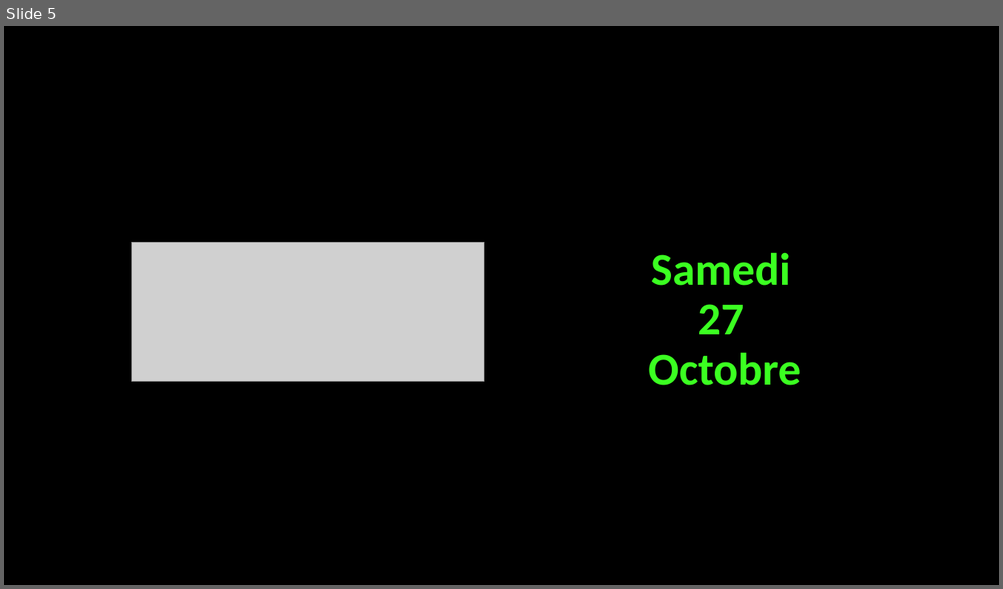
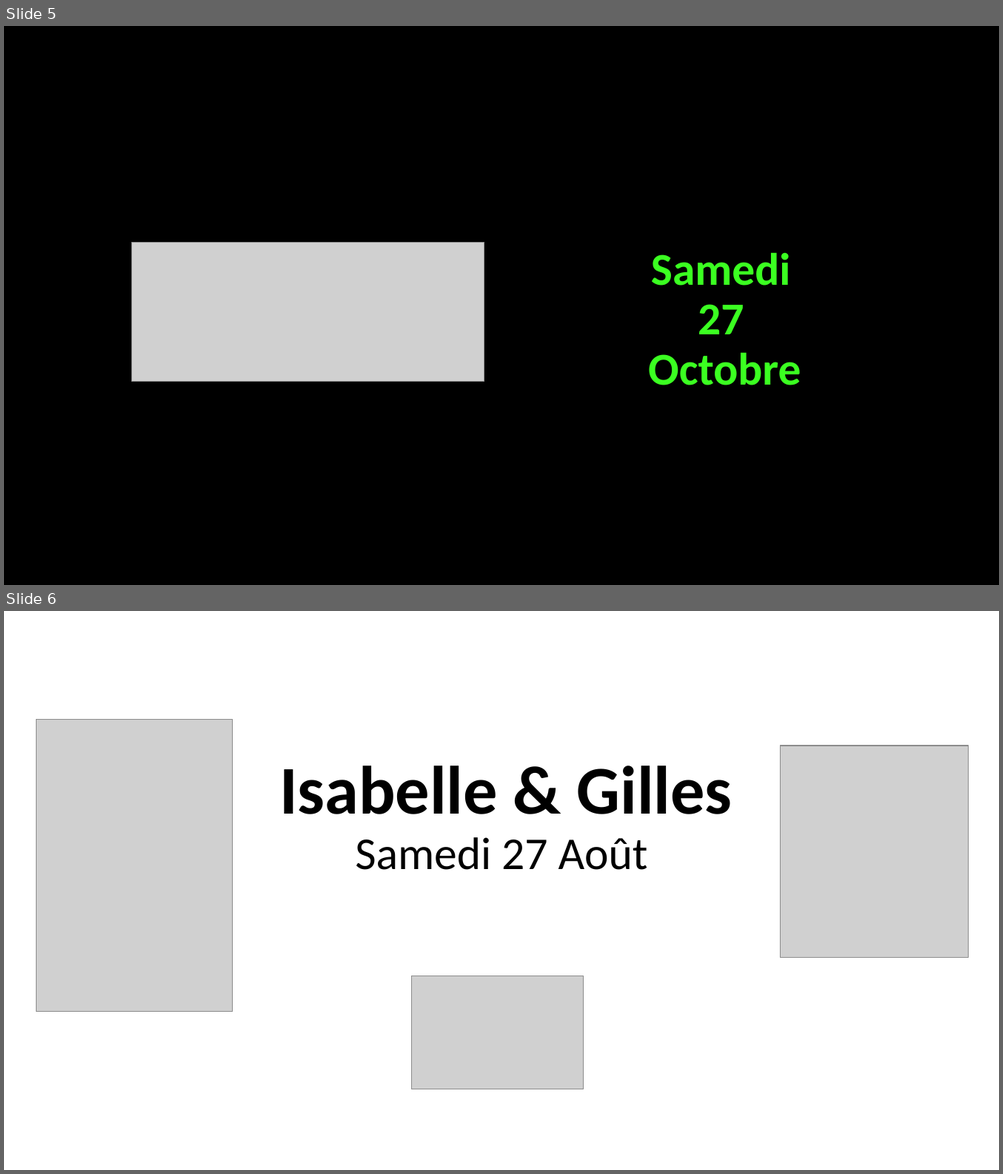
Before and after one commit to lgauthier1/photobooth, a slide deck: Visionneuse/images/Header.pptx. Shown one above the other, each under a label of ours: slide 5 before the commit, slides 5 and 6 after it. The pictures are 1003x589 and 1003x1174 pixels, drawn with LibreOffice and Linux fonts; fonts in the diff are those of the drawing; grey boxes stand for pictures. Boxes give left, top, right and bottom in pixels: in the first picture for what was removed or moved away, otherwise in the second. Text is boxed around its words. In the diff, an @@ line names an element or a change of style, - is before the commit and + after.

```diff
--- a/Visionneuse/images/Header.pptx
+++ b/Visionneuse/images/Header.pptx
@@ slide 6 added at <box>4,611,999,1170</box>, background #FFFFFF @@
@@ picture added at <box>36,719,233,1011</box> @@
@@ text added at <box>279,766,732,815</box>, 66 pt, text #000000, bold @@
+Isabelle & Gilles
@@ picture added at <box>780,746,968,958</box> @@
@@ text added at <box>355,837,648,870</box>, 44 pt, text #000000 @@
+Samedi 27 Août
@@ picture added at <box>412,977,583,1090</box> @@
```
Also in this commit, not shown: 1 other file.
